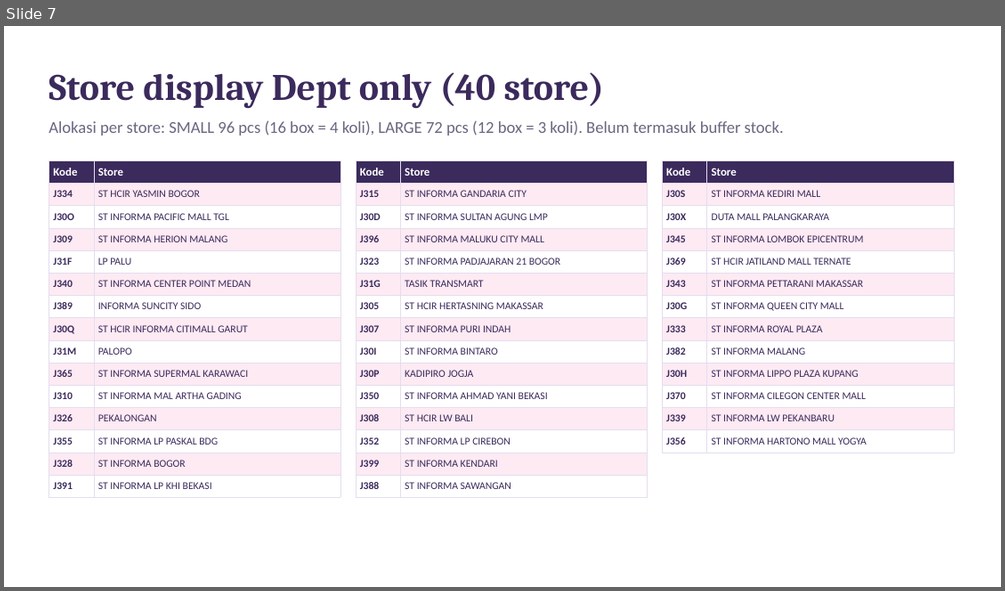
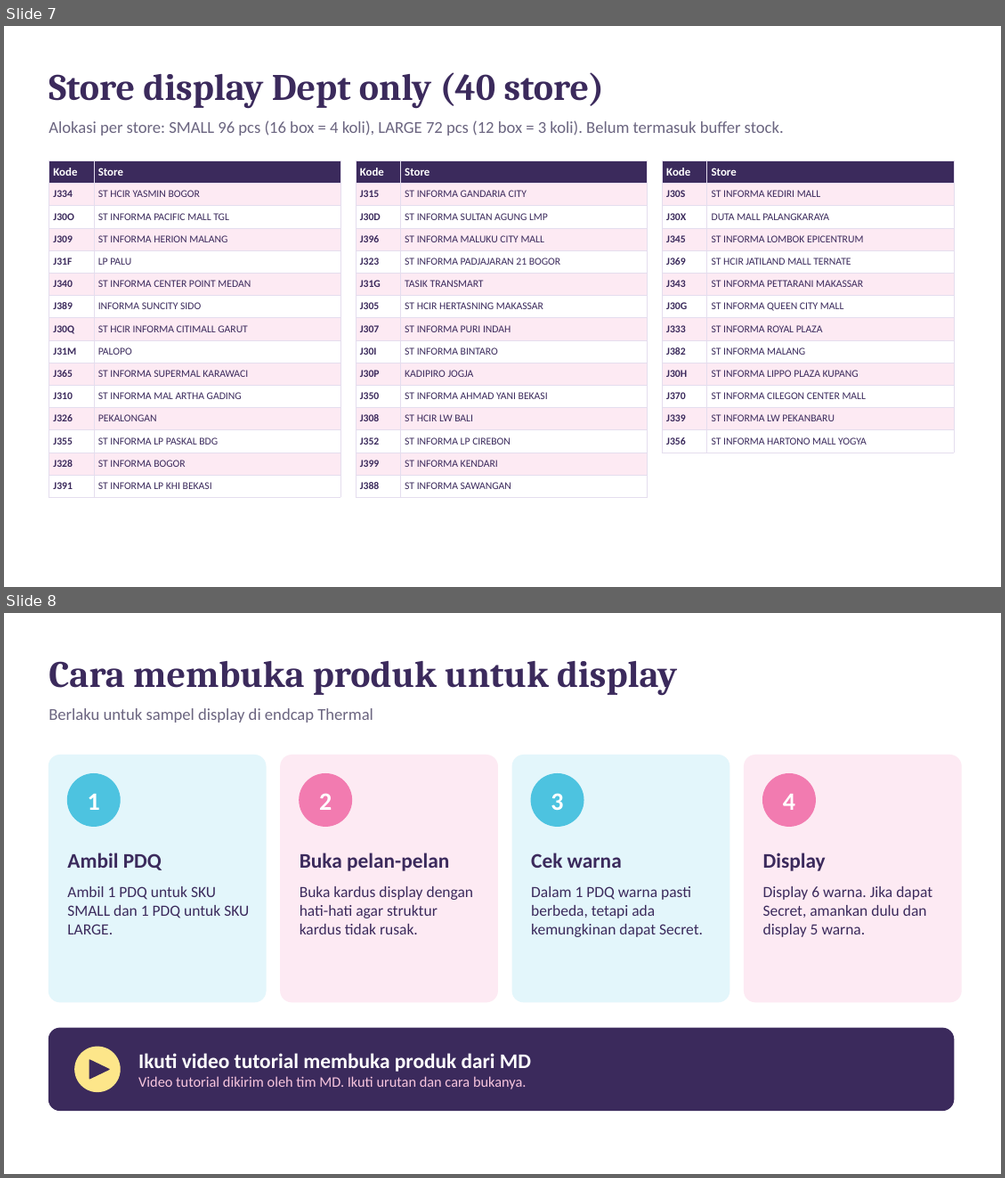
Before and after one commit to eriehermawan-hci/Testing-Erie, a slide deck: Instruksi_Display_Blind_Box_Thermal.pptx. Shown one above the other, each under a label of ours: slide 7 before the commit, slides 7 and 8 after it. The pictures are 1005x591 and 1005x1178 pixels, drawn with LibreOffice and Linux fonts; fonts in the diff are those of the drawing. Boxes give left, top, right and bottom in pixels: in the first picture for what was removed or moved away, otherwise in the second. Text is boxed around its words. In the diff, an @@ line names an element or a change of style, - is before the commit and + after.

```diff
--- a/Instruksi_Display_Blind_Box_Thermal.pptx
+++ b/Instruksi_Display_Blind_Box_Thermal.pptx
@@ slide 8 added at <box>4,613,1001,1174</box>, background #FFFFFF @@
@@ text added at <box>48,660,677,696</box>, 36 pt, text #3B2A5C, bold @@
+Cara membuka produk untuk display
@@ text added at <box>48,708,373,722</box>, 16 pt, text #6B6580 @@
+Berlaku untuk sampel display di endcap Thermal
@@ rounded rectangle added at <box>48,755,266,1002</box>, fill #E3F6FB, outline #E3F6FB 1 pt @@
@@ rounded rectangle added at <box>281,755,498,1002</box>, fill #FDEAF3, outline #FDEAF3 1 pt @@
@@ rounded rectangle added at <box>512,755,729,1002</box>, fill #E3F6FB, outline #E3F6FB 1 pt @@
@@ rounded rectangle added at <box>744,755,961,1002</box>, fill #FDEAF3, outline #FDEAF3 1 pt @@
@@ ellipse added at <box>67,774,120,826</box>, fill #4DC3E0, outline #4DC3E0 1 pt @@
@@ text added at <box>88,794,100,810</box>, 24 pt, text #FFFFFF, bold @@
+1
@@ ellipse added at <box>299,774,352,826</box>, fill #F27BB0, outline #F27BB0 1 pt @@
@@ text added at <box>319,793,332,810</box>, 24 pt, text #FFFFFF, bold @@
+2
@@ ellipse added at <box>531,774,583,826</box>, fill #4DC3E0, outline #4DC3E0 1 pt @@
@@ text added at <box>550,793,563,810</box>, 24 pt, text #FFFFFF, bold @@
+3
@@ ellipse added at <box>763,774,816,826</box>, fill #F27BB0, outline #F27BB0 1 pt @@
@@ text added at <box>783,794,795,810</box>, 24 pt, text #FFFFFF, bold @@
+4
@@ text added at <box>67,852,162,870</box>, 20 pt, text #3B2A5C, bold @@
+Ambil PDQ
@@ text added at <box>299,852,449,871</box>, 20 pt, text #3B2A5C, bold @@
+Buka pelan-pelan
@@ text added at <box>531,852,622,868</box>, 20 pt, text #3B2A5C, bold @@
+Cek warna
@@ text added at <box>763,852,825,871</box>, 20 pt, text #3B2A5C, bold @@
+Display
@@ text added at <box>67,886,249,934</box>, 15 pt, text #3B2A5C @@
+Ambil 1 PDQ untuk SKU SMALL dan 1 PDQ untuk SKU LARGE.
@@ text added at <box>299,886,474,934</box>, 15 pt, text #3B2A5C @@
+Buka kardus display dengan hati-hati agar struktur kardus tidak rusak.
@@ text added at <box>531,886,703,937</box>, 15 pt, text #3B2A5C @@
+Dalam 1 PDQ warna pasti berbeda, tetapi ada kemungkinan dapat Secret.
@@ text added at <box>763,886,932,937</box>, 15 pt, text #3B2A5C @@
+Display 6 warna. Jika dapat Secret, amankan dulu dan display 5 warna.
@@ rounded rectangle added at <box>48,1028,954,1111</box>, fill #3B2A5C, outline #3B2A5C 1 pt @@
@@ ellipse added at <box>75,1046,120,1092</box>, fill #FDE68A, outline #FDE68A 1 pt @@
@@ triangle added at <box>89,1060,109,1078</box>, fill #3B2A5C, outline #3B2A5C 1 pt @@
@@ text added at <box>138,1053,531,1089</box>, 14 pt, text #F8C6DE @@
+Ikuti video tutorial membuka produk dari MD
+Video tutorial dikirim oleh tim MD. Ikuti urutan dan cara bukanya.
```
Also in this commit, not shown: 5 slides changed.
